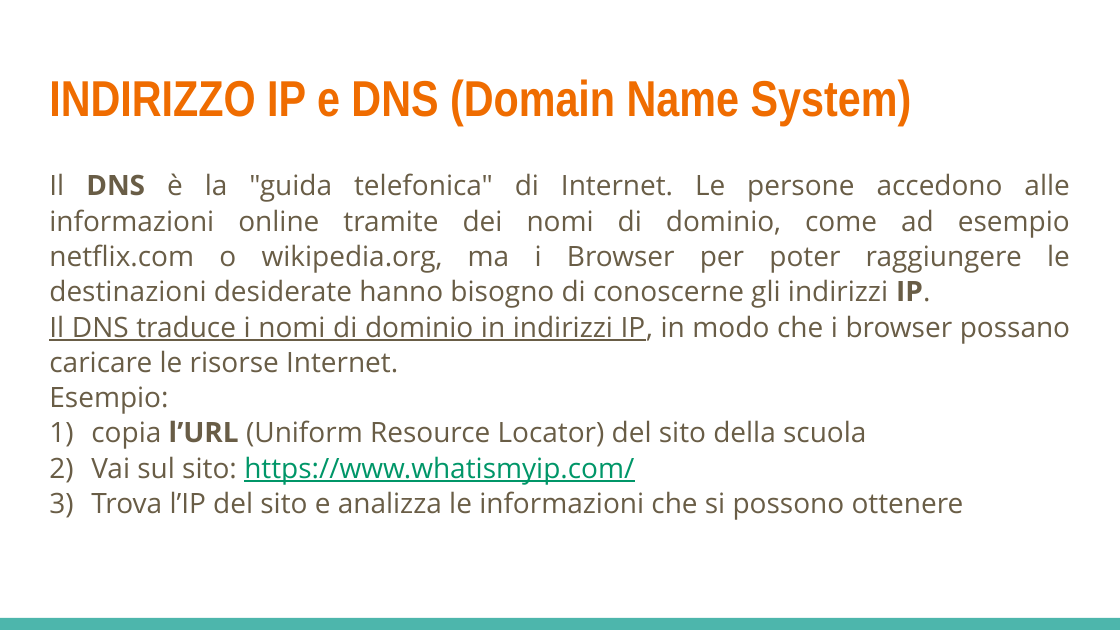
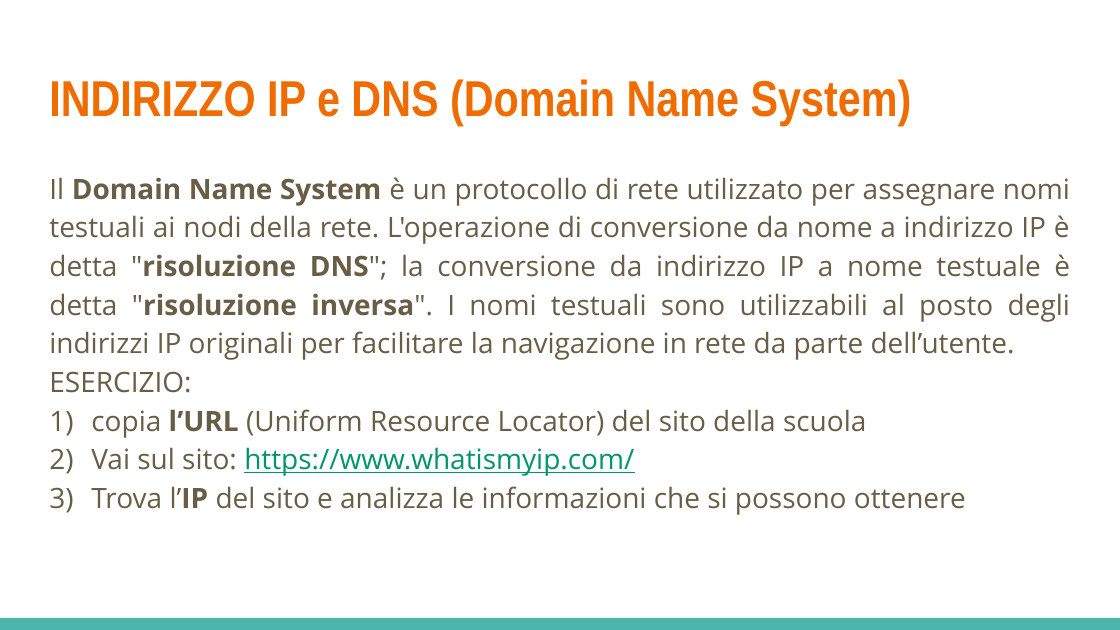
Before and after one commit to LeleCazza/LeleCazza.github.io, a slide deck: slide 14 of reti_informatiche/materiale/lezione_1_reti_introduzione.pptx. Drawn at 1120x630 pixels with LibreOffice and Linux fonts; fonts in the diff are those of the drawing. Boxes give left, top, right and bottom in pixels: in the first picture for what was removed or moved away, otherwise in the second. Text is boxed around its words. In the diff, an @@ line names an element or a change of style, - is before the commit and + after.

```diff
--- a/reti_informatiche/materiale/lezione_1_reti_introduzione.pptx
+++ b/reti_informatiche/materiale/lezione_1_reti_introduzione.pptx
@@ text at (49,177,1070,393): text changed @@
-Il DNS è la "guida telefonica" di Internet. Le persone accedono alle informazioni online tramite dei nomi di dominio, come ad esempio netflix.com o wikipedia.org, ma i Browser per poter raggiungere le destinazioni desiderate hanno bisogno di conoscerne gli indirizzi IP.
-Il DNS traduce i nomi di dominio in indirizzi IP, in modo che i browser possano caricare le risorse Internet.
-Esempio:
+Il Domain Name System è un protocollo di rete utilizzato per assegnare nomi testuali ai nodi della rete. L'operazione di conversione da nome a indirizzo IP è detta "risoluzione DNS"; la conversione da indirizzo IP a nome testuale è detta "risoluzione inversa". I nomi testuali sono utilizzabili al posto degli indirizzi IP originali per facilitare la navigazione in rete da parte dell’utente.
+ESERCIZIO:
@@ text at (91,409,966,515): bold on in "l’IP"; line spacing 1.05 to 1.15 @@
```
Also in this commit, not shown: 2 other slides changed, 1 slide added, 1 other file.
